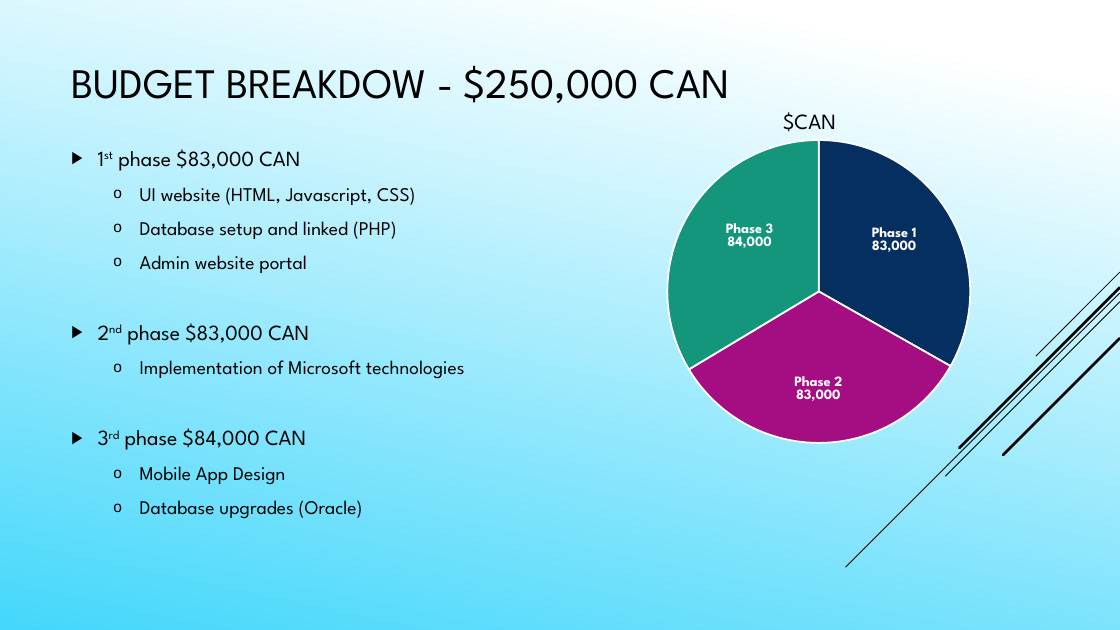
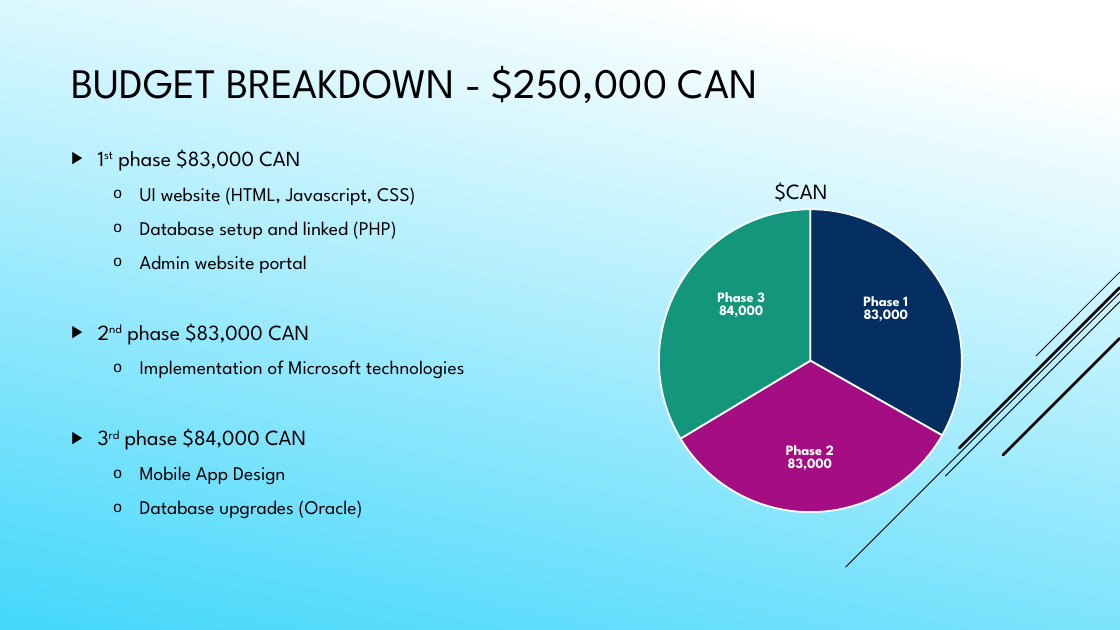
Before and after one commit to Daefikio/OOD2018Team2pro, a slide deck: slide 8 of Presentation Powerpoint.pptx (slide 11 before the commit). Drawn at 1120x630 pixels with LibreOffice and Linux fonts; fonts in the diff are those of the drawing. Boxes give left, top, right and bottom in pixels: in the first picture for what was removed or moved away, otherwise in the second. Text is boxed around its words. In the diff, an @@ line names an element or a change of style, - is before the commit and + after.

```diff
--- a/Presentation Powerpoint.pptx
+++ b/Presentation Powerpoint.pptx
@@ title at <box>71,65,758,103</box>: text changed @@
-BUDGET BREAKDOW - $250,000 CAN
+BUDGET BREAKDOWN - $250,000 CAN
@@ pie chart: place and size @@
-pie chart at <box>514,82,1120,486</box>
+pie chart at <box>506,151,1112,555</box>
```
Also in this commit, not shown: 2 other slides changed, 3 slides removed.
